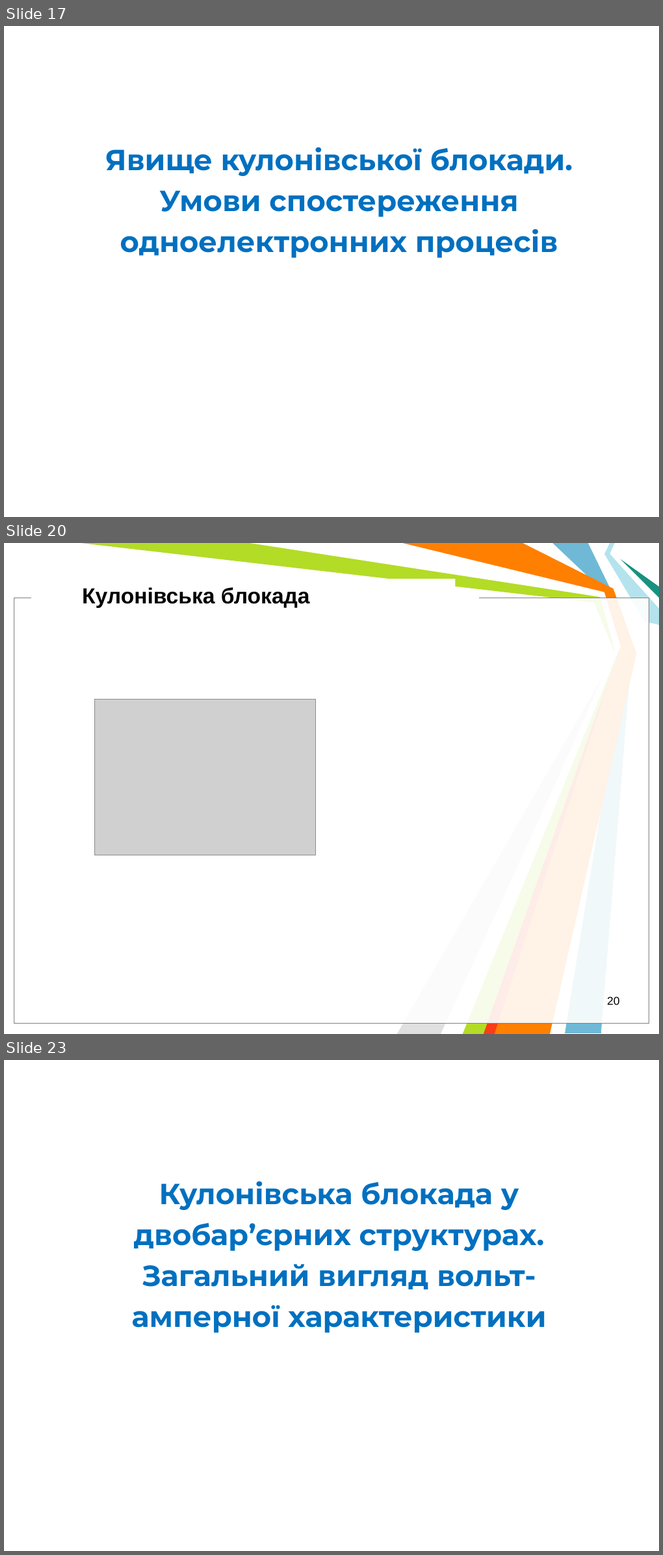
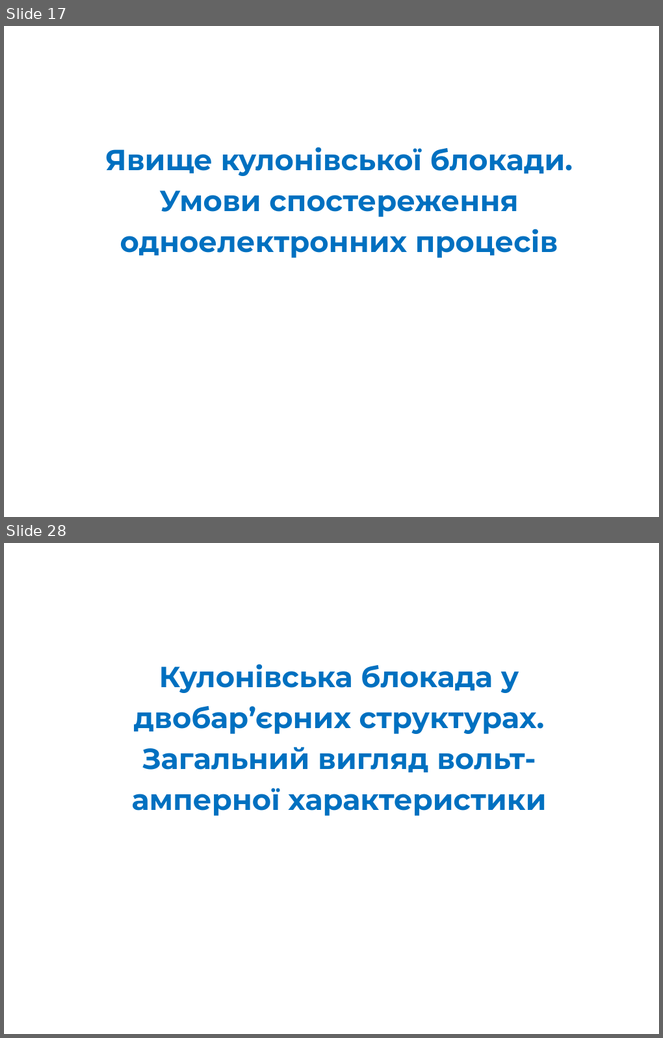
Before and after one commit to l432/NMK, a slide deck: Lecture/Nanoelectronika/Present/NanoelectronV2.ppt. Shown one above the other, each under a label of ours: slides 17, 20 and 23 before the commit, slides 17 and 28 after it; the slides between them are not shown. The pictures are 663x1555 and 663x1038 pixels, drawn with LibreOffice and Linux fonts; fonts in the diff are those of the drawing; grey boxes stand for pictures; background and template pictures are left out. Boxes give left, top, right and bottom in pixels: in the first picture for what was removed or moved away, otherwise in the second. Text is boxed around its words. In the diff, an @@ line names an element or a change of style, - is before the commit and + after.

```diff
--- a/Lecture/Nanoelectronika/Present/NanoelectronV2.ppt
+++ b/Lecture/Nanoelectronika/Present/NanoelectronV2.ppt
@@ slide 20 removed at (x1=4, y1=543, x2=659, y2=1034), background #FFFFFF @@
@@ freeform shape removed at (x1=81, y1=543, x2=622, y2=1034) @@
@@ freeform shape removed at (x1=250, y1=543, x2=621, y2=1034) @@
@@ freeform shape removed at (x1=402, y1=543, x2=636, y2=1034) @@
@@ freeform shape removed at (x1=553, y1=543, x2=633, y2=1034) @@
@@ freeform shape removed at (x1=605, y1=543, x2=659, y2=625) @@
@@ freeform shape removed at (x1=622, y1=559, x2=659, y2=598) @@
@@ rectangle removed at (x1=14, y1=598, x2=649, y2=1024) @@
@@ rectangle removed at (x1=14, y1=598, x2=649, y2=1024) @@
@@ rectangle removed at (x1=31, y1=592, x2=479, y2=603) @@
@@ text removed at (x1=82, y1=587, x2=310, y2=608) @@
-Кулонівська блокада
@@ freeform shape removed at (x1=397, y1=661, x2=611, y2=1034) @@
@@ freeform shape removed at (x1=484, y1=663, x2=614, y2=1034) @@
@@ picture removed at (x1=94, y1=700, x2=316, y2=856) @@
@@ page number removed at (x1=607, y1=997, x2=620, y2=1005) @@
-20
@@ what was slide 23 is now slide 28 @@
```
Also in this commit, not shown: 6 slides changed, 22 slides added, 2 other slides removed.
